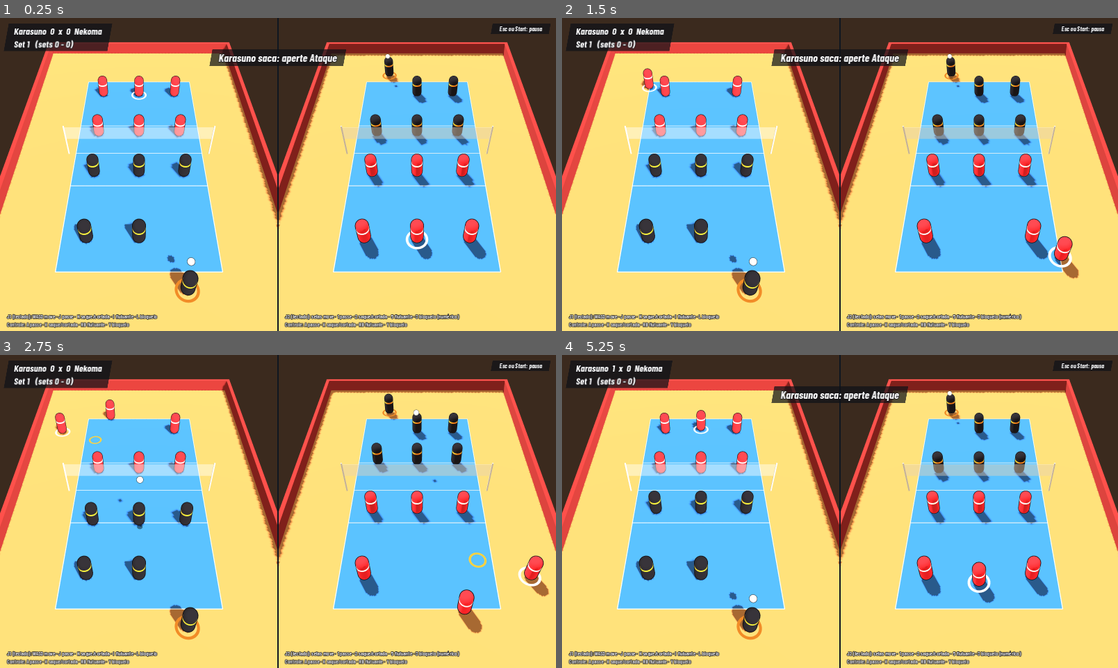
Above: before the commit, frames 1-4 (two rows, left to right).
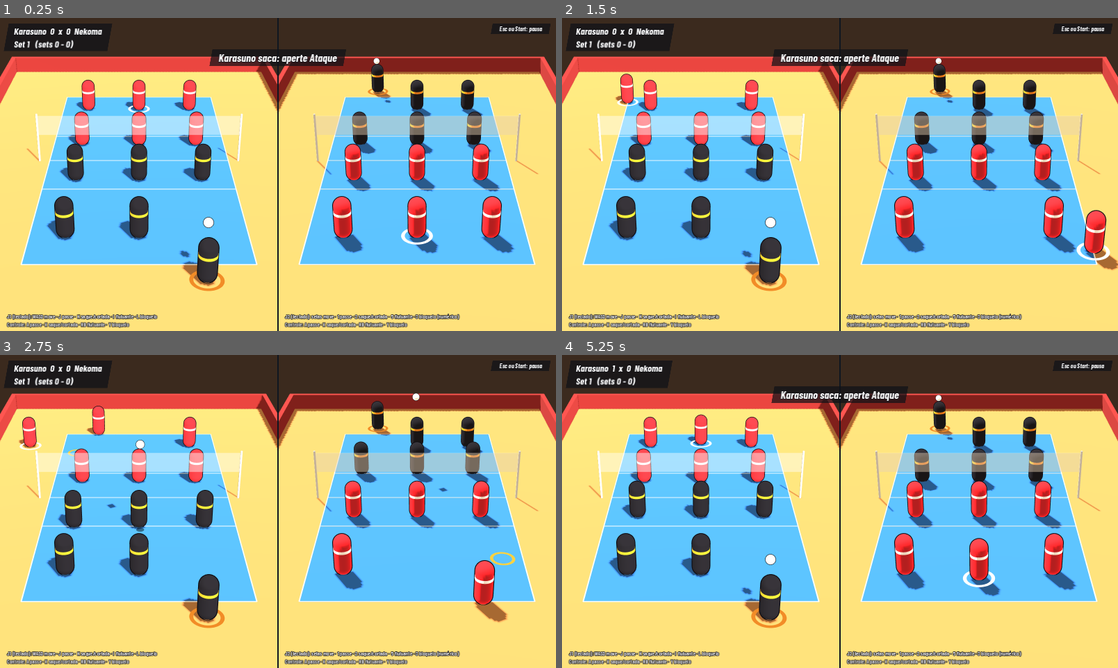
Above: after the commit, the same moments.

Repository: meczvic/a-volleyballgame
Game: Godot game, scene res://cenas/partida.tscn
Same seed, same stepped clock (60 frames per second), same inputs: the game is played once before the commit and once after it. This scene is started directly instead of the project's main scene.
Inputs (mouse positions are in pixels of both pictures, inside the frame that each line leads up to):
- Up to frame 1 (0.25 s): no input
- Up to frame 2 (1.5 s): tap Enter (ui_accept) at 0.5, 0.77 s; move the mouse to (962, 158) at 0.52 s; hold Right (ui_right) 0.53-1.28 s; tap J (p1_passe) at 0.6 s; move the mouse to (728, 190) at 1.27 s; hold Down (ui_down) from 1.28 s (still down); tap Keypad 2 (p2_ataque) at 1.35 s
- Up to frame 3 (2.75 s): tap Enter (ui_accept) at 1.52 s; move the mouse to (333, 442) at 2.02 s; release Down (ui_down) at 2.03 s; hold Right (ui_right) from 2.03 s (still down); tap K at 2.1 s
- Up to frame 4 (5.25 s): move the mouse to (812, 574) at 2.77 s; release Right (ui_right) at 2.78 s; hold Up (ui_up) 2.78-3.53 s; tap L at 2.85 s; tap Enter (ui_accept) at 3.02, 3.77, 4.52 s; move the mouse to (1006, 558) at 3.52 s; hold Left (ui_left) 3.53-5.03 s; tap I at 3.6 s; move the mouse to (673, 464) at 4.27 s; tap Space at 4.35 s; move the mouse to (867, 511) at 5.02 s; hold Down (ui_down) from 5.03 s (still down); tap Backspace at 5.1 s

The runs differ from the first frame. In frame 1, 42% of the frame differs, in the area x 0-100%, y 7-92%; in frame 2, 42%; in frame 3, 43%; in frame 4, 42%.

Commit message:
Câmera baixa e de longe, como a referência do Spike Volleyball
A câmera estava alta demais (quase de cima, 49 graus). Agora fica atrás do
próprio time, baixa e afastada, com pouca abertura, como numa transmissão
de TV: 27 graus de inclinação (a referência tem uns 26), quadra grande na
tela, rede no terço de cima e quem saca visível embaixo.

Os valores saíram de medir a imagem de referência (linhas da quadra e
largura da rede) e encaixar o mesmo ângulo na metade da tela dividida
(800x900). Nova opção no Inspetor: "Abertura Da Camera" (graus).

Testei também dividir a tela em cima/embaixo: a quadra fica bem menor e o
lado de lá fica espremido, então a divisão continua lado a lado.

Co-Authored-By: Claude Opus 5.5 <noreply@anthropic.com>
Claude-Session: https://claude.ai/code/session_0117xrKiRVpViJjDyKkJVQyg

Diff:
--- a/scripts/partida/partida.gd
+++ b/scripts/partida/partida.gd
@@ -91,12 +91,16 @@
 ## Sem direção apertada, o levantamento vai pro meio.
 const ATAQUE_PADRAO := 1
 
-## Ajuste aqui (ou no Inspetor) até achar o ângulo que você gosta.
-@export var altura_camera := 17.0
-@export var distancia_camera := 17.0
+## Câmera atrás do próprio time, baixa e de longe, como numa transmissão de TV
+## (referência: Spike Volleyball). Ajuste aqui ou no Inspetor.
+## Altura e distância da rede, em metros.
+@export var altura_camera := 14.5
+@export var distancia_camera := 29.5
 ## Pra onde a câmera aponta: metros antes da rede, do lado do próprio time.
 ## Mais alto mostra mais o fundo da sua quadra (onde fica quem saca).
-@export var foco_da_camera := 2.0
+@export var foco_da_camera := 1.5
+## Abertura vertical da câmera, em graus. Menor = mais "zoom" e menos distorção.
+@export var abertura_da_camera := 27.0
 ## Tela dividida: cada jogador vê de trás do próprio time.
 ## Desligado: uma câmera só, do lado do Jogador 1.
 @export var tela_dividida := true
@@ -807,7 +811,7 @@
 func _adicionar_camera(onde: Node, time: int) -> void:
 	var lado := _lado(time)
 	var camera := Camera3D.new()
-	camera.fov = 50.0
+	camera.fov = abertura_da_camera
 	onde.add_child(camera)
 	camera.look_at_from_position(
 		Vector3(0.0, altura_camera, distancia_camera * lado),
